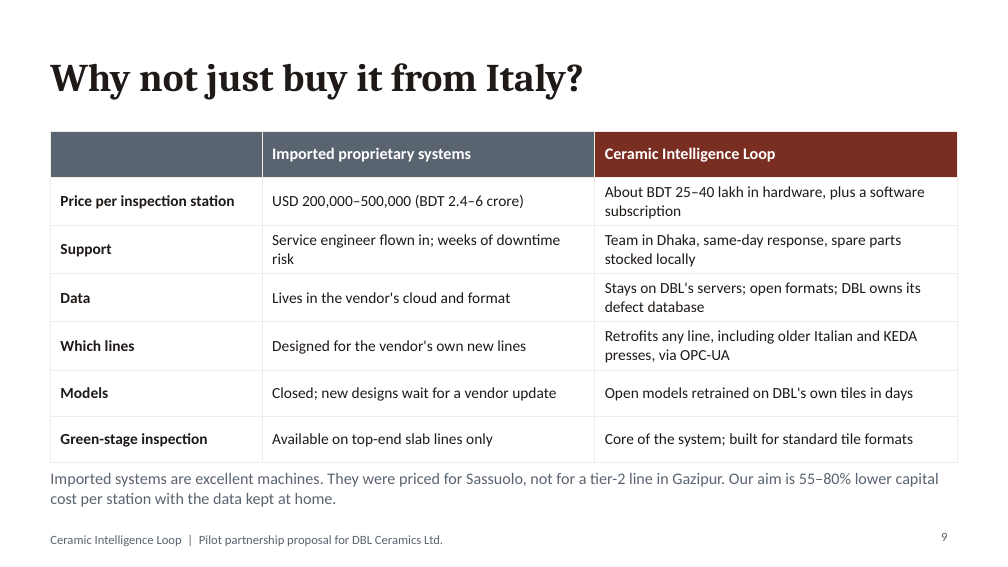
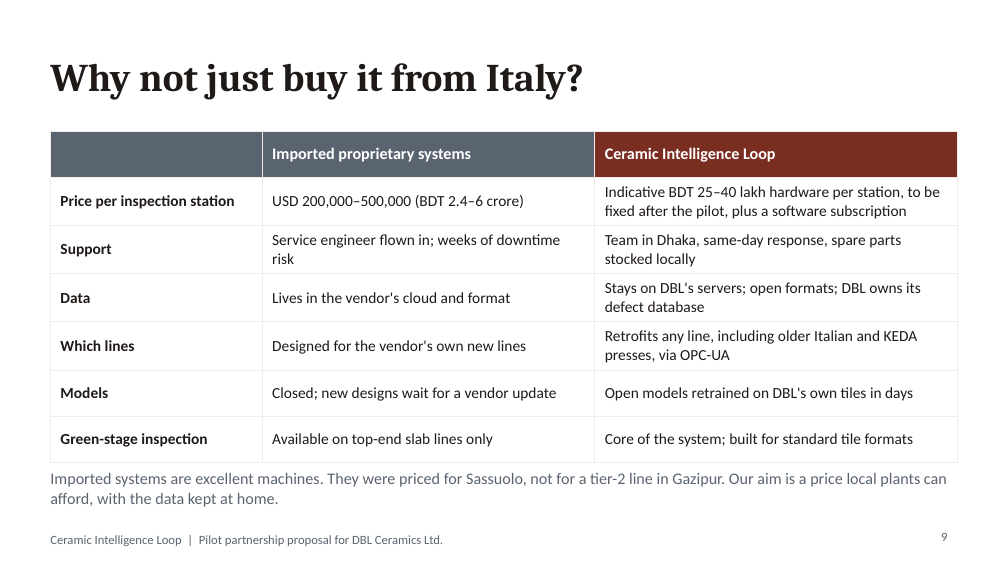
Before and after one commit to unigsports/HEAT-Project, a slide deck: slide 9 of deck/DBL_Group_Proposal.pptx. Drawn at 1008x567 pixels with LibreOffice and Linux fonts; fonts in the diff are those of the drawing. Boxes give left, top, right and bottom in pixels: in the first picture for what was removed or moved away, otherwise in the second. Text is boxed around its words. In the diff, an @@ line names an element or a change of style, - is before the commit and + after.

```diff
--- a/deck/DBL_Group_Proposal.pptx
+++ b/deck/DBL_Group_Proposal.pptx
@@ table at bbox=[50, 131, 958, 451] @@
-row 2, column 3: About BDT 25–40 lakh in hardware, plus a software subscription
+row 2, column 3: Indicative BDT 25–40 lakh hardware per station, to be fixed after the pilot, plus a software subscription
@@ text at bbox=[50, 473, 947, 507]: text changed @@
-Imported systems are excellent machines. They were priced for Sassuolo, not for a tier-2 line in Gazipur. Our aim is 55–80% lower capital cost per station with the data kept at home.
+Imported systems are excellent machines. They were priced for Sassuolo, not for a tier-2 line in Gazipur. Our aim is a price local plants can afford, with the data kept at home.
```
Also in this commit, not shown: 5 other slides changed, 5 other files.
